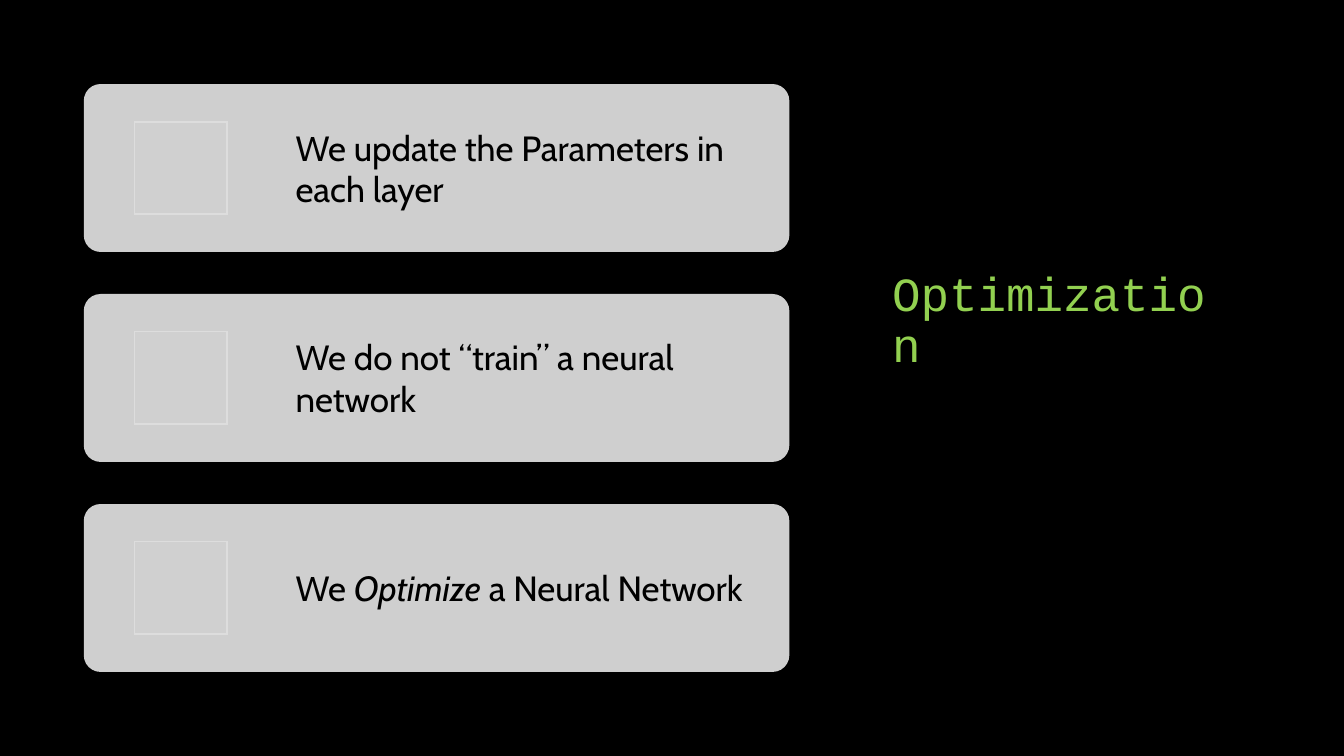
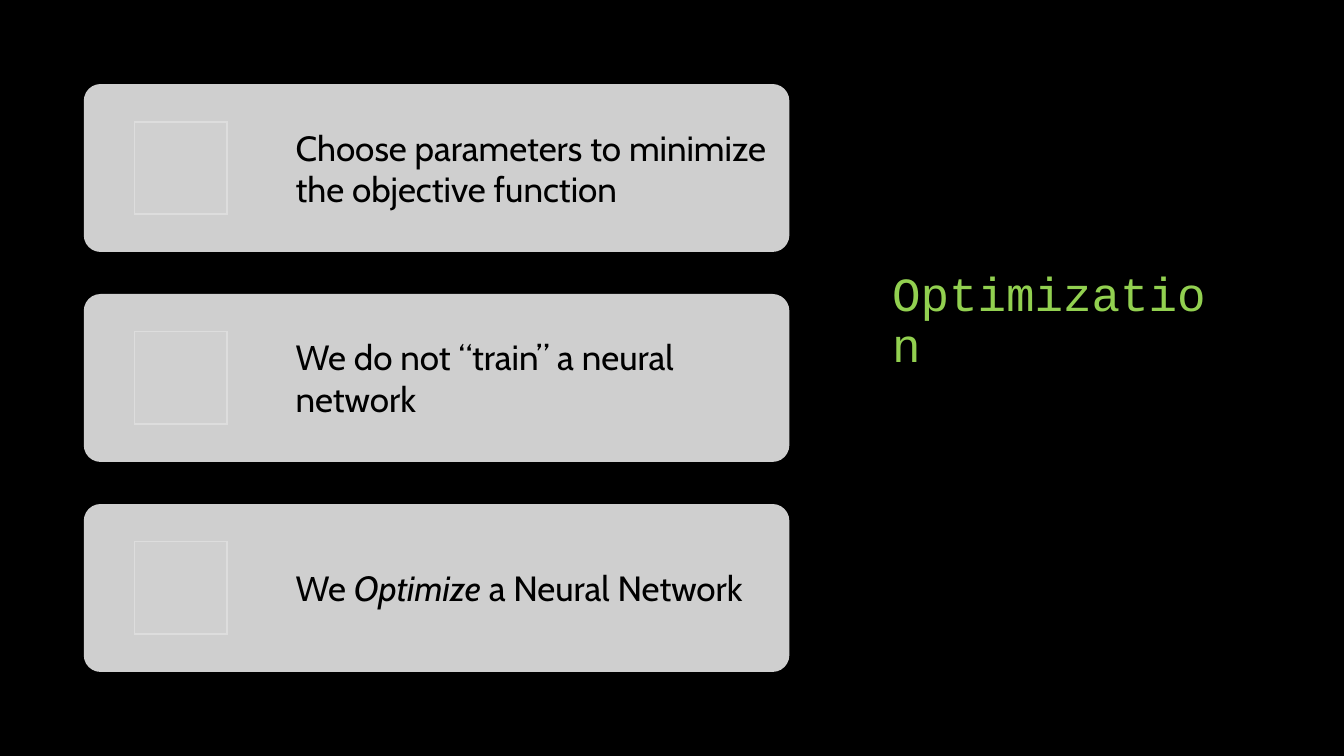
Before and after one commit to landonbuell/Buell-Senior-Thesis, a slide deck: slide 9 of Thesis/CapstonePresentaion/Classifying Chaotic Synthesizers with a Multimodal Neural Network.pptx. Drawn at 1344x756 pixels with LibreOffice and Linux fonts; fonts in the diff are those of the drawing; grey boxes stand for pictures. Boxes give left, top, right and bottom in pixels: in the first picture for what was removed or moved away, otherwise in the second. Text is boxed around its words. In the diff, an @@ line names an element or a change of style, - is before the commit and + after.

```diff
--- a/Thesis/CapstonePresentaion/Classifying Chaotic Synthesizers with a Multimodal Neural Network.pptx
+++ b/Thesis/CapstonePresentaion/Classifying Chaotic Synthesizers with a Multimodal Neural Network.pptx
@@ text at (x1=296, y1=134, x2=766, y2=211): text changed @@
-We update the Parameters in each layer
+Choose parameters to minimize the objective function
```
Also in this commit, not shown: 3 other slides changed, 4 slides added, 2 other files.
